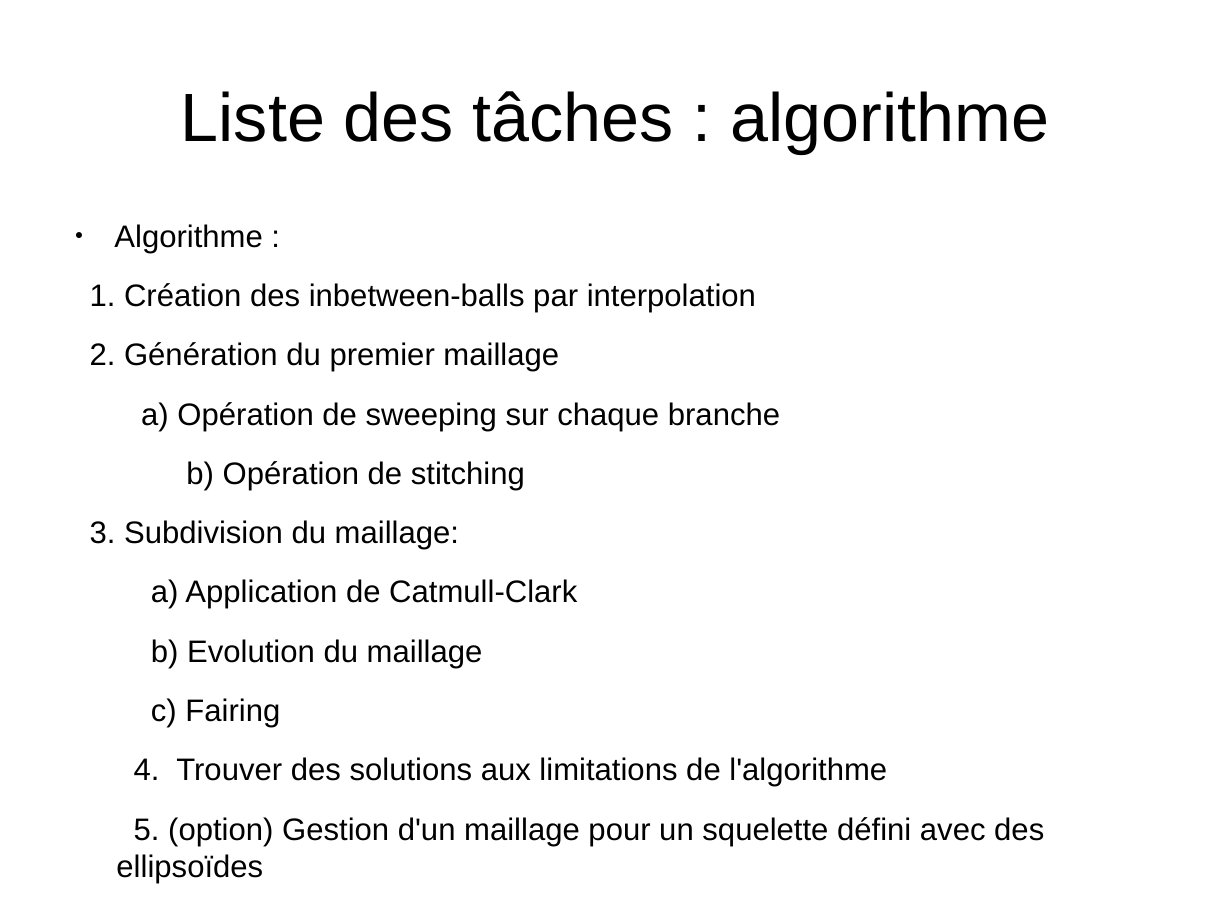
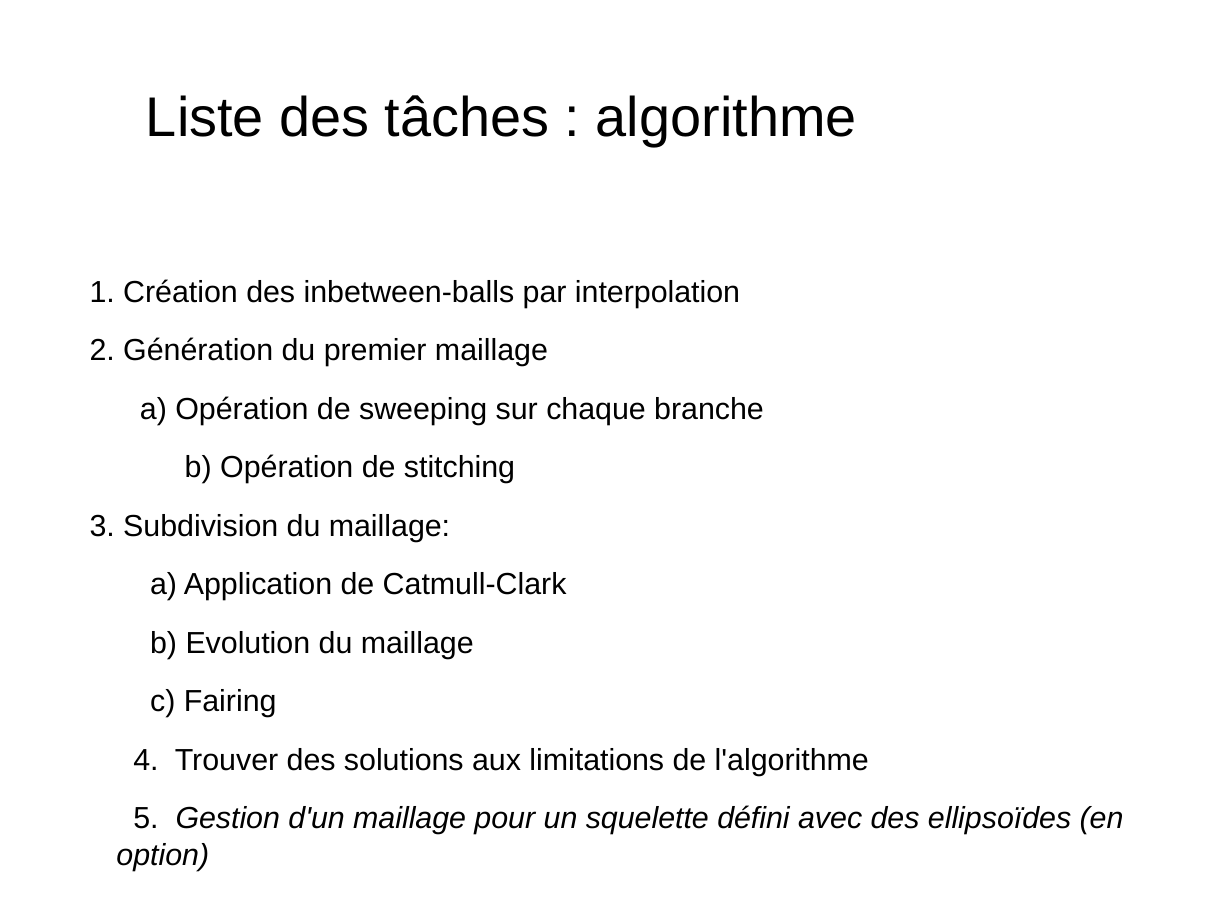
Before and after one commit to juliendvl/modeleur-bmesh, a slide deck: slide 6 of SCHEME/diapos_scheme.odp. Drawn at 1232x924 pixels with LibreOffice and Linux fonts; fonts in the diff are those of the drawing; background and template pictures are left out. Boxes give left, top, right and bottom in pixels: in the first picture for what was removed or moved away, otherwise in the second. Text is boxed around its words. In the diff, an @@ line names an element or a change of style, - is before the commit and + after.

```diff
--- a/SCHEME/diapos_scheme.odp
+++ b/SCHEME/diapos_scheme.odp
@@ title "Liste des tâches : algorithme" moved from (x1=181, y1=91, x2=1050, y2=153) to (x1=146, y1=95, x2=857, y2=146) @@
@@ title "Liste des tâches : algorithme" at (x1=146, y1=95, x2=857, y2=146): size 44 to 36 pt @@
@@ text at (x1=114, y1=224, x2=262, y2=253): paragraph removed @@
-● Algorithme :
@@ text at (x1=90, y1=279, x2=869, y2=776): size 20 to 19.6 pt in "1. Création des inbetween-balls par interpolation", "2. Génération du premier maillage", "a) Opération de sweeping sur chaque branche", "b) Opération de stitching" and 5 more places @@
@@ text at (x1=116, y1=805, x2=1124, y2=871): text changed; size 20 to 19.6 pt; italic on @@
-5. (option) Gestion d'un maillage pour un squelette défini avec des ellipsoïdes
+5. Gestion d'un maillage pour un squelette défini avec des ellipsoïdes (en option)
```
Also in this commit, not shown: 9 other slides changed, 1 slide added, 1 slide removed.
